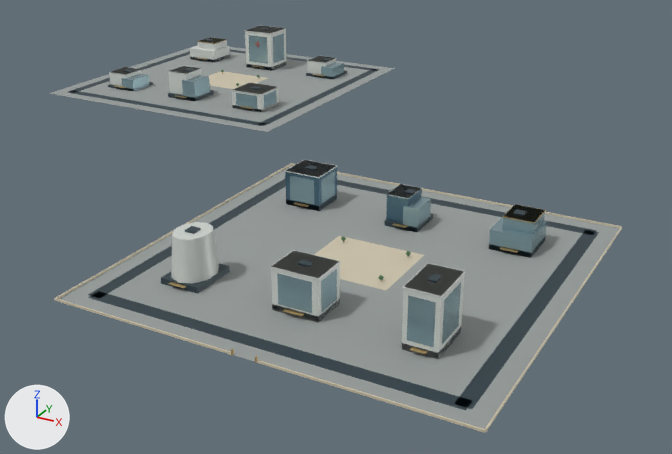
A saved change to the glTF model web/public/assets/3d/ampliworld/GC-CITY-2030/GC-TILE-19-09.glb.
Camera for both pictures: a camera (50 mm lens) standing at (9520.0, 5183.0, 329.0) and looking at (9076.0, 5990.0, -74.0). Every picture has the same lights, and +X, +Y and +Z are marked at lower left. The older version comes first. Where no turn or scale is listed for an object, it has been applied to the vertices. Vertices at exactly the same position are counted once.

Objects in the first picture: 'GC-TILE-19-09-blue', 'GC-TILE-19-09-dark', 'GC-TILE-19-09-glass', 'GC-TILE-19-09-gold', 'GC-TILE-19-09-ivory', 'GC-TILE-19-09-paving', 'GC-TILE-19-09-white' and 1 more.
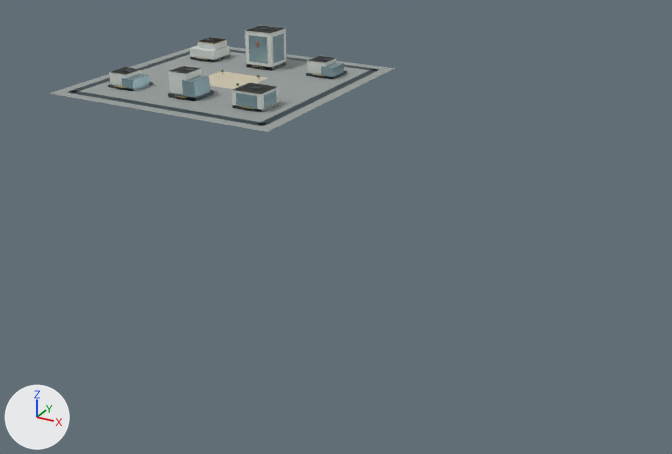
What the commit changed:
me_mesh_0 is used by ob_gc_tile_19_09_paving; location (0.0, 0.0, 0.0).
me_mesh_0 had 16 vertices, 24 faces and spanned x 8621.0..9379.0, y 5621.0..6379.0, z 0.0.
me_mesh_0 now has 8 vertices, 12 faces and spans x 8621.0..8959.0, y 6041.0..6379.0, z 0.0.
me_mesh_0 part 1: the loose piece of 8 vertices spanning x 9041.0..9379.0, y 5621.0..5959.0, z 0.0 is deleted.
me_mesh_1 is used by ob_gc_tile_19_09_dark; location (0.0, 0.0, 0.0).
me_mesh_1 had 256 vertices, 384 faces and spanned x 8636.0..9364.0, y 5636.0..6364.0, z 0.0..54.0.
me_mesh_1 now has 128 vertices, 192 faces and spans x 8636.0..8944.0, y 6056.0..6364.0, z 0.0..54.0.
me_mesh_1 part 2: 16 loose pieces with 128 vertices, spanning x 9056.0..9364.0, y 5636.0..5944.0, z 0.0..49.0, are deleted.
me_mesh_2 is used by ob_gc_tile_19_09_ivory; location (0.0, 0.0, 0.0).
me_mesh_2 had 56 vertices, 84 faces and spanned x 8750.0..9380.0, y 5620.0..6246.0, z 0.0..2.0.
me_mesh_2 now has 8 vertices, 12 faces and spans x 8750.0..8830.0, y 6174.0..6246.0, z 0.0.
me_mesh_2 part 3: 6 loose pieces with 48 vertices, spanning x 9040.0..9380.0, y 5620.0..5960.0, z 0.0..2.0, are deleted.
me_mesh_5 is used by ob_gc_tile_19_09_white; location (0.0, 0.0, 0.0).
me_mesh_5 had 166 vertices, 256 faces and spanned x 8668.0..9324.0, y 5681.0..6322.0, z 0.0..53.0.
me_mesh_5 now has 96 vertices, 144 faces and spans x 8668.0..8912.0, y 6102.0..6322.0, z 0.0..53.0.
me_mesh_5 part 4: 7 loose pieces with 70 vertices, spanning x 9092.0..9324.0, y 5681.0..5900.0, z 0.0..48.0, are deleted.
me_mesh_6 is used by ob_gc_tile_19_09_gold; location (0.0, 0.0, 0.0).
me_mesh_6 had 194 vertices, 312 faces and spanned x 8678.0..9327.0, y 5620.0..6320.0, z 0.0..35.0.
me_mesh_6 now has 56 vertices, 84 faces and spans x 8678.0..8899.0, y 6098.0..6320.0, z 4.0..27.0.
me_mesh_6 part 5: 12 loose pieces with 138 vertices, spanning x 9095.0..9327.0, y 5620.0..5900.0, z 0.0..35.0, are deleted.
me_mesh_7 is used by ob_gc_tile_19_09_glass; location (0.0, 0.0, 0.0).
me_mesh_7 had 208 vertices, 312 faces and spanned x 8693.0..9328.0, y 5682.0..6322.0, z 0.0..47.0.
me_mesh_7 now has 88 vertices, 132 faces and spans x 8693.0..8912.0, y 6102.0..6322.0, z 0.0..47.0.
me_mesh_7 part 6: 15 loose pieces with 120 vertices, spanning x 9092.0..9328.0, y 5682.0..5901.0, z 0.0..42.0, are deleted.
Object 'GC-TILE-19-09-blue' (ob_gc_tile_19_09_blue) is deleted.

What differs and where, as boxes [x1, y1, x2, y2] in the pictures (672 x 454 px):
'GC-TILE-19-09-paving', reshaped (39% narrower, 77% shorter)
    before: [49, 45, 620, 429]
    after: [49, 45, 395, 132]
'GC-TILE-19-09-dark', reshaped (41% narrower, 74% shorter)
    before: [67, 28, 599, 411]
    after: [67, 28, 378, 126]
'GC-TILE-19-09-white', reshaped (36% narrower, 73% shorter)
    before: [109, 25, 466, 359]
    after: [109, 25, 336, 113]
'GC-TILE-19-09-glass', reshaped (48% narrower, 76% shorter)
    before: [121, 33, 547, 347]
    after: [121, 33, 344, 109]
'GC-TILE-19-09-ivory', reshaped
    before: [55, 71, 622, 433]
    after: [209, 71, 268, 89]
'GC-TILE-19-09-blue', deleted (blue)
    before: [285, 160, 422, 223]
'GC-TILE-19-09-gold', reshaped (51% narrower, 78% shorter)
    before: [114, 37, 546, 363]
    after: [114, 37, 325, 109]
part 1 of me_mesh_0, deleted
    before: [59, 165, 620, 429]
part 2 of me_mesh_1, deleted
    before: [88, 165, 599, 411]
part 3 of me_mesh_2, deleted
    before: [55, 163, 622, 433]
part 4 of me_mesh_5, deleted
    before: [171, 160, 466, 359]
part 5 of me_mesh_6, deleted
    before: [168, 202, 546, 363]
part 6 of me_mesh_7, deleted
    before: [277, 171, 547, 347]
